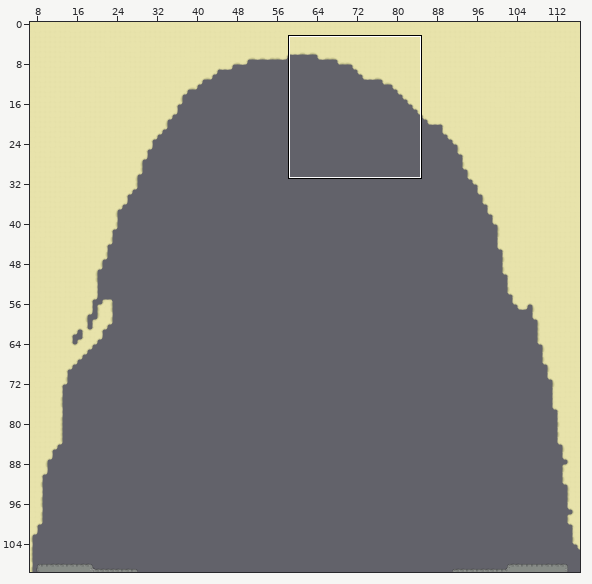
Tiled map (JSON) -- src/tiled/garbageGulf-terrain.json. Above, an overview of the earlier version with the close-up marked.
Close-up. The starting point:
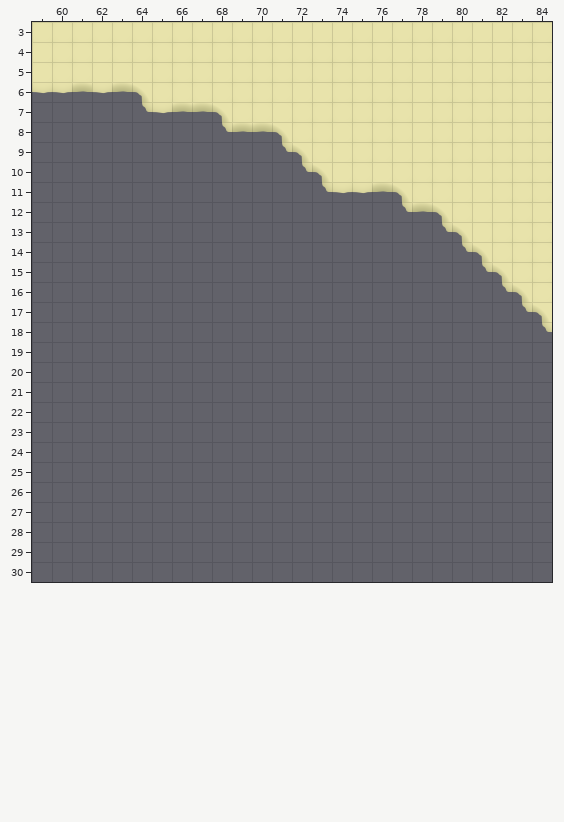
Cells are 256x256 px. Shown: x 59..84, y 3..30. The commit also changed other parts of the map, which this record leaves out.
The same view after the edit:
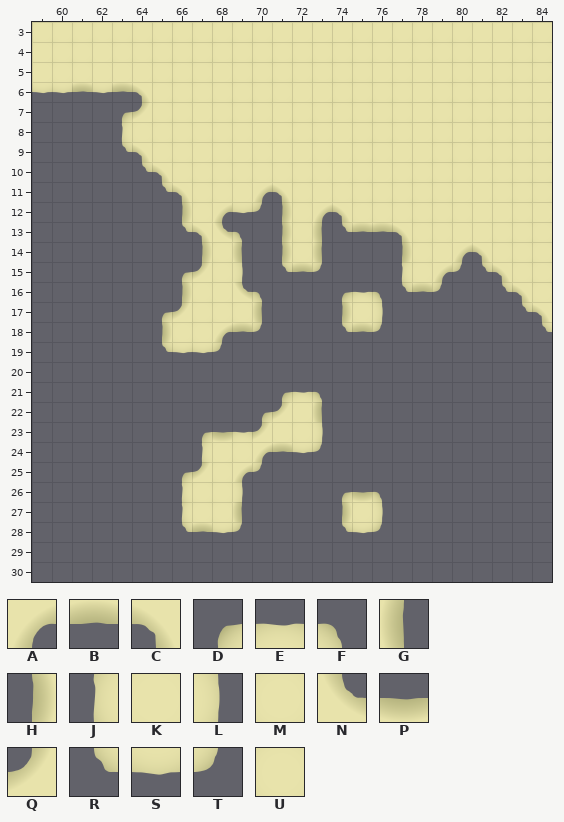
Key: from "terrain": A 0, B 1, C 2, D 3, E 4, F 5, G 12, H 14, J 15, K 16, L 17, M 22, N 24, P 25, Q 26, R 27, S 28, T 29, U 91.
_ is an empty cell, . an unchanged one.
Changes in this commit:
--- layer "Tile Layer 1"
@@ x 63..80 @@
- 7 _RSBBC............
- 8 _____RBBC.........
- 9 ________RC........
-10 .________RC.......
-11 ..________RSSBC...
-12 ...___________RBC.
-13 ...____.________RC
-14 ....___.___...___R
-15 ...____.___...____
-16 ..._____...______.
-17 ..______...___....
-18 ..______...___....
-19 ..____............
+ 7 DQMMKM............
+ 8 JUUMMMMKM.........
+ 9 RCMMKMKMKK........
+10 .RCMUMMMMMM.......
+11 ..RCMMKACUKUMMM...
+12 ...HMASTHMACUMMUM.
+13 ...RCNF.HMGRBBCUMK
+14 ....HUG.HMG...HMKA
+15 ...DQML.RBT...JMAT
+16 ...HMKNF...DEFRBT.
+17 ..DQMMUG...HML....
+18 ..HUUABT...RBT....
+19 ..RSST............
@@ x 66..76 @@
-21 .....___...
-22 ....____...
-23 ._______...
-24 ._______...
-25 _____......
-26 ____....___
-27 ____....___
-28 ____....___
+21 .....DEF...
+22 ....DQKG...
+23 .DPEQKML...
+24 .JKMABST...
+25 DQMAT......
+26 JMML....DPF
+27 JMUG....HML
+28 RBST....RST
